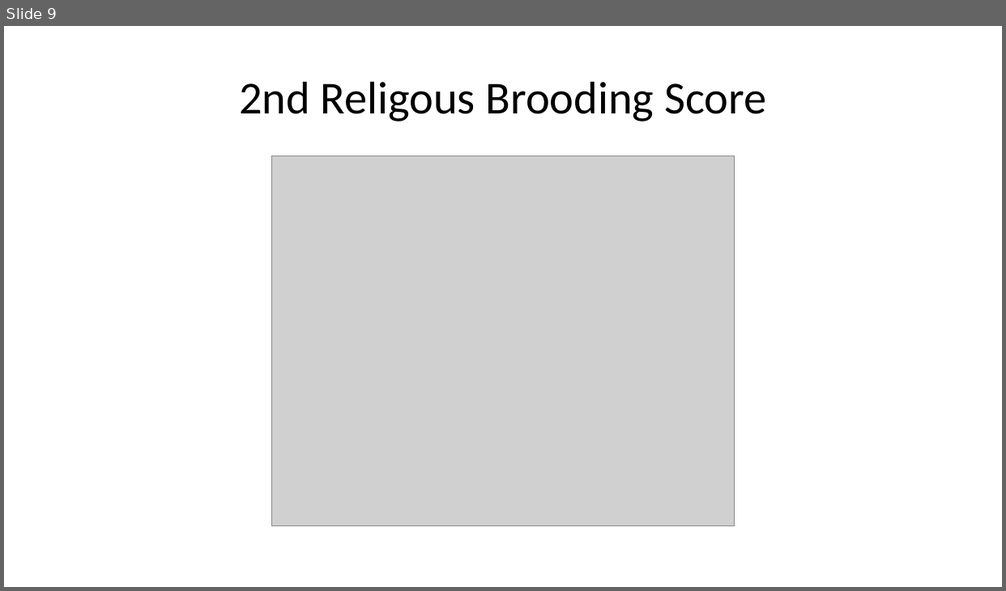
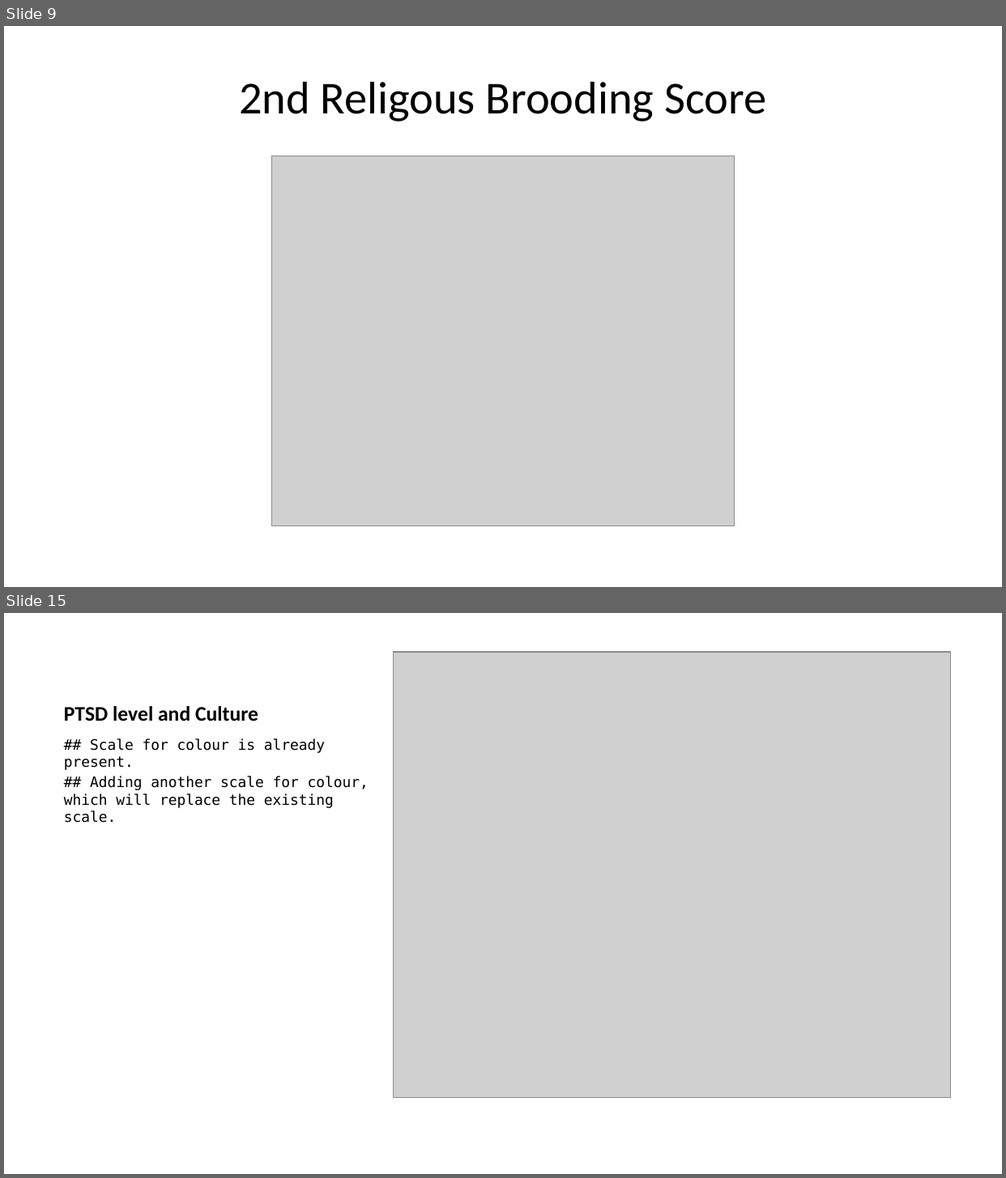
Before and after one commit to aksh11335/BIS15W2023_asrivatsa, a slide deck: R_project/Presentaion_Bis15.pptx. Shown one above the other, each under a label of ours: slide 9 before the commit, slides 9 and 15 after it; the slides between them are not shown. The pictures are 1006x591 and 1006x1178 pixels, drawn with LibreOffice and Linux fonts; fonts in the diff are those of the drawing; grey boxes stand for pictures. Boxes give left, top, right and bottom in pixels: in the first picture for what was removed or moved away, otherwise in the second. Text is boxed around its words. In the diff, an @@ line names an element or a change of style, - is before the commit and + after.

```diff
--- a/R_project/Presentaion_Bis15.pptx
+++ b/R_project/Presentaion_Bis15.pptx
@@ slide 15 added at (4, 613, 1002, 1174), background #FFFFFF @@
@@ picture added at (393, 652, 950, 1098) @@
@@ title added at (64, 706, 258, 722), 15 pt, text #000000, bold @@
+PTSD level and Culture
@@ text added at (64, 739, 368, 823), 10.5 pt, text #000000 @@
+## Scale for colour is already present.
+## Adding another scale for colour, which will replace the existing scale.
```
Also in this commit, not shown: 2 slides changed, 5 other slides added, 4 other files.
